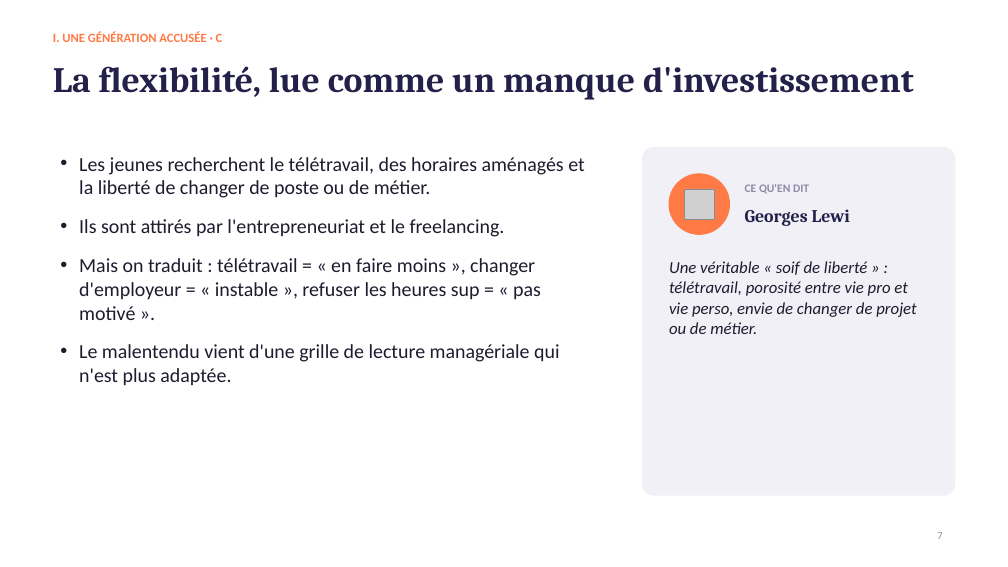
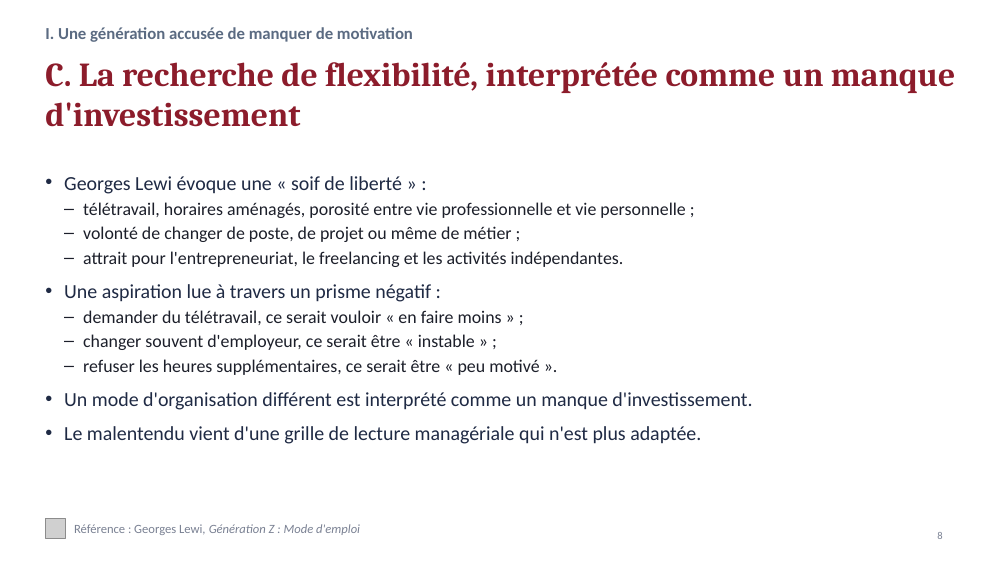
Before and after one commit to LibertadIA/main, a slide deck: slide 8 of Oral_Les_jeunes_et_le_travail.pptx (slide 7 before the commit). Drawn at 1008x567 pixels with LibreOffice and Linux fonts; fonts in the diff are those of the drawing; grey boxes stand for pictures. Boxes give left, top, right and bottom in pixels: in the first picture for what was removed or moved away, otherwise in the second. Text is boxed around its words. In the diff, an @@ line names an element or a change of style, - is before the commit and + after.

```diff
--- a/Oral_Les_jeunes_et_le_travail.pptx
+++ b/Oral_Les_jeunes_et_le_travail.pptx
@@ text at [45, 27, 413, 42]: text changed; size 12 to 16 pt; text colour #FF7A45 to #5B6B82 @@
-I. UNE GÉNÉRATION ACCUSÉE · C
+I. Une génération accusée de manquer de motivation
@@ title at [45, 62, 955, 127]: text changed; size 34 to 32 pt; text colour #23214A to #8C1C2B @@
-La flexibilité, lue comme un manque d'investissement
+C. La recherche de flexibilité, interprétée comme un manque d'investissement
@@ rounded rectangle removed at [643, 147, 955, 495] @@
@@ text "Georges Lewi évoque une « ...": place and size @@
-text "Georges Lewi évoque une « ..." at [79, 157, 584, 386]
+text "Georges Lewi évoque une « ..." at [64, 176, 752, 444]
@@ text at [64, 176, 752, 410]: text changed; size 19 to 17 pt; text colour #1E1B2E to #1C1F2A @@
-• Les jeunes recherchent le télétravail, des horaires aménagés et la liberté de changer de poste ou de métier.
-• Ils sont attirés par l'entrepreneuriat et le freelancing.
-• Mais on traduit : télétravail = « en faire moins », changer d'employeur = « instable », refuser les heures sup = « pas motivé ».
+• Georges Lewi évoque une « soif de liberté » :
+  – télétravail, horaires aménagés, porosité entre vie professionnelle et vie personnelle ;
+  – volonté de changer de poste, de projet ou même de métier ;
+  – attrait pour l'entrepreneuriat, le freelancing et les activités indépendantes.
+• Une aspiration lue à travers un prisme négatif :
+  – demander du télétravail, ce serait vouloir « en faire moins » ;
+  – changer souvent d'employeur, ce serait être « instable » ;
+  – refuser les heures supplémentaires, ce serait être « peu motivé ».
+• Un mode d'organisation différent est interprété comme un manque d'investissement.
@@ ellipse removed at [669, 174, 730, 234] @@
@@ picture removed at [684, 189, 715, 219] @@
@@ text removed at [745, 184, 809, 194] @@
-CE QU'EN DIT
@@ text removed at [745, 209, 850, 226] @@
-Georges Lewi
@@ text removed at [669, 261, 916, 334] @@
-Une véritable « soif de liberté » : télétravail, porosité entre vie pro et vie perso, envie de changer de projet ou de métier.
@@ text at [64, 426, 701, 444]: text colour #1E1B2E to #1F2A44 in "Le malentendu vient d'une grille de lecture ..."; less space between paragraphs @@
@@ picture added at [45, 519, 65, 538] @@
@@ text added at [74, 524, 360, 535], 12 pt, text #7A8193, italic @@
+Référence : Georges Lewi, Génération Z : Mode d'emploi
@@ page number at [937, 532, 942, 539]: text changed; text colour #8D8BA7 to #7A8193 @@
-7
+8
```
Also in this commit, not shown: 9 other slides changed, 9 slides added, 6 slides removed.
